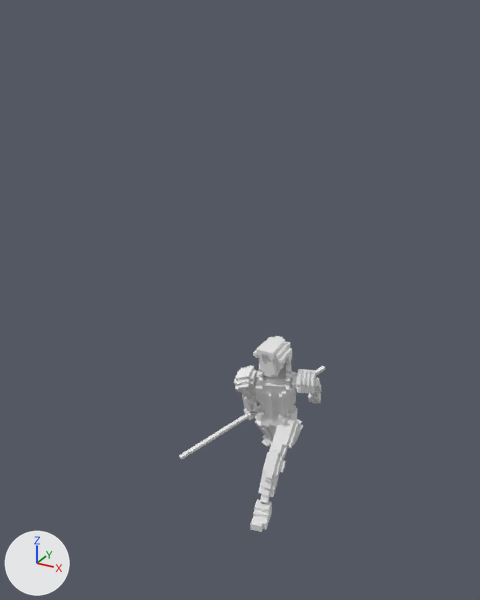
The Blender file Files/Blender/Characters/Player's Character/Character.blend as it was, and as the next commit left it.
Camera for both pictures: a 50 mm lens placed at (3.19, -6.84, 6.28), pointed at (-0.49, -0.14, 2.93). Arrows for +X, +Y and +Z are at lower left; the lights stay in place. Both versions are drawn at frame 30 of the action 'Run'; the numbers are the values there. Materials are left out; every surface is plain grey.

The scene before the commit, as lines of its bpy script (objects in view):
```python
me_objobject_014 = bpy.data.meshes.new('ObjObject.014')
me_objobject_014.from_pydata(...)  # 1534 vertices, 3044 faces; spans x -1.03..0.53, y 0.16..2.5, z -1.13..0.97
me_objobject_014.materials.append(mat_palette_014)
me_objobject_014.materials.append(mat_palette_001)
me_objobject_014.materials.append(mat_palette_002)
me_objobject_014.materials.append(mat_palette_003)
me_objobject_014.materials.append(mat_palette_004)
me_objobject_014.materials.append(mat_palette_005)
me_objobject_014.materials.append(mat_palette_006)
me_objobject_014.materials.append(mat_palette_007)
me_objobject_014.materials.append(mat_palette_008)
me_objobject_014.materials.append(mat_palette_009)
me_objobject_014.materials.append(mat_palette_010)
me_objobject_014.materials.append(mat_palette_011)
me_objobject_014.materials.append(mat_palette_012)
me_objobject_014.materials.append(mat_palette_013)
me_objobject_014.materials.append(mat_palette_015)
ob_objobject_014 = bpy.data.objects.new('ObjObject.014', me_objobject_014)
ob_objobject_014.location = (0.0, 0.0, 0.0)
ob_objobject_014.rotation_euler = (1.571, 0.0, 0.0)  # degrees (90, 0, 0)
```
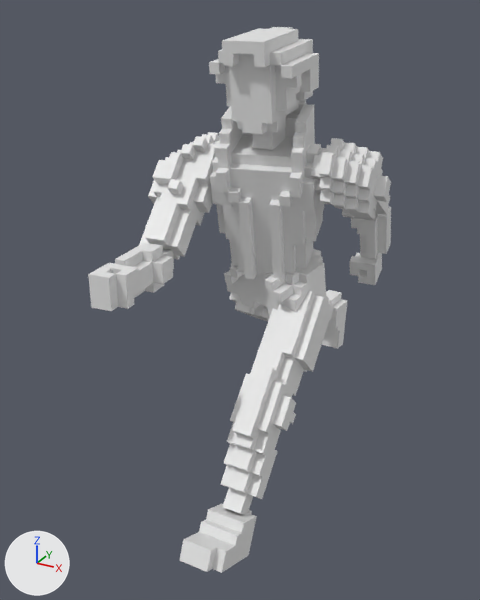
Patch to the scene script:
```diff
--- a/Files/Blender/Characters/Player's Character/Character.blend.py
+++ b/Files/Blender/Characters/Player's Character/Character.blend.py
@@ me_objobject_014 @@
 # used by ob_objobject_014; location = (0.0, 0.0, 0.0); rotation_euler = (1.571, 0.0, 0.0), in degrees (90, 0, 0)
-me_objobject_014.from_pydata(...)  # 1534 vertices, 3044 faces; spans x -1.03..0.53, y 0.16..2.5, z -1.13..0.97
+me_objobject_014.from_pydata(...)  # 1526 vertices, 3040 faces; spans x -1.66..0.76, y -0.68..4.85, z -2.94..2.43
+# me_objobject_014 part 1: the loose piece of 131 vertices spanning x 0.04..0.32, y 0.36..1.1, z 0.31..0.71 is multiplied about its middle by the matrix ((2.27, -0.291, -0.382), (0.351, 2.265, 0.36), (0.328, -0.41, 2.26)), then moved by (-0.26, -0.18, 0.64)
+# me_objobject_014 part 2: the loose piece of 23 vertices spanning x -0.53..-0.33, y 1.05..1.25, z -0.2..0.04 is multiplied about its middle by the matrix ((1.996, -0.653, 0.985), (-1.159, -0.706, 1.881), (-0.23, -2.111, -0.934)), then moved by (-0.67, 1.42, 2.26)
+# me_objobject_014 part 3: the loose piece of 58 vertices spanning x -0.52..-0.31, y 1.21..1.62, z -0.15..0.11 is multiplied about its middle by the matrix ((2.273, -0.109, -0.453), (0.402, -0.675, 2.183), (-0.234, -2.217, -0.642)), then moved by (-0.8, 1.1, 1.61)
+# me_objobject_014 part 4: the loose piece of 170 vertices spanning x -0.52..-0.16, y 1.52..2.11, z -0.04..0.46 is multiplied about its middle by the matrix ((2.252, -0.34, -0.442), (0.483, 0.266, 2.254), (-0.28, -2.279, 0.329)), then moved by (-0.92, 1.28, 0.46)
+# me_objobject_014 part 5: the loose piece of 23 vertices spanning x 0.19..0.38, y 1.26..1.48, z -0.69..-0.46 is multiplied about its middle by the matrix ((2.225, 0.488, -0.44), (-0.397, 2.236, 0.473), (0.523, -0.379, 2.228)), then moved by (0.0, 0.56, -0.68)
+# me_objobject_014 part 6: the loose piece of 58 vertices spanning x 0.19..0.41, y 1.41..1.79, z -0.63..-0.29 is multiplied about its middle by the matrix ((2.242, 0.315, -0.508), (-0.135, 2.188, 0.759), (0.582, -0.704, 2.133)), then moved by (0.05, 0.92, -0.66)
+# me_objobject_014 part 7: the loose piece of 85 vertices spanning x -0.35..-0.03, y 0.7..1.29, z -0.46..0.1 is multiplied about its middle by the matrix ((2.203, -0.526, 0.503), (0.671, 2.09, -0.75), (-0.283, 0.858, 2.137)), then moved by (-0.63, 0.46, -0.53)
+# me_objobject_014 part 8: the loose piece of 131 vertices spanning x -0.36..-0.05, y 0.44..0.83, z -0.86..-0.12 is multiplied about its middle by the matrix ((2.205, -0.607, 0.39), (0.606, 2.239, 0.061), (-0.392, 0.044, 2.286)), then moved by (-0.6, 0.18, -1.18)
+# me_objobject_014 part 9: the loose piece of 38 vertices spanning x 0.04..0.3, y 0.16..0.39, z 0.55..0.97 is multiplied about its middle by the matrix ((2.27, 0.011, -0.48), (0.229, 2.013, 1.13), (0.422, -1.153, 1.969)), then moved by (-0.28, -0.55, 1.16)
+# me_objobject_014 part 10: the loose piece of 85 vertices spanning x 0.03..0.32, y 0.78..1.37, z -0.12..0.45 is multiplied about its middle by the matrix ((2.27, -0.352, -0.327), (0.351, 2.293, -0.028), (0.328, -0.022, 2.297)), then moved by (-0.26, 0.25, 0.13)
+# me_objobject_014 part 11: the loose piece of 144 vertices spanning x -0.24..0.24, y 1.18..1.43, z -0.2..0.2 is multiplied about its middle by the matrix ((2.24, -0.101, -0.595), (0.0, 2.287, -0.388), (0.604, 0.375, 2.208)), then moved by (-0.47, 0.66, -0.12)
+# me_objobject_014 part 12: the loose piece of 216 vertices spanning x -0.26..0.32, y 1.36..2.23, z -0.18..0.42 is multiplied about its middle by the matrix ((2.297, 0.095, -0.311), (-0.076, 2.314, 0.145), (0.316, -0.134, 2.294)), then moved by (-0.49, 1.33, 0.04)
+# me_objobject_014 part 13: the loose piece of 170 vertices spanning x 0.21..0.53, y 1.64..2.12, z -0.43..0.24 is multiplied about its middle by the matrix ((2.273, 0.12, -0.447), (-0.126, 2.317, -0.018), (0.445, 0.042, 2.277)), then moved by (0.04, 1.34, -0.18)
+# me_objobject_014 part 14: a new loose piece of 156 vertices spanning x -0.89..0.03, y 3.66..4.85, z -0.22..0.88
+# me_objobject_014 part 15: a new loose piece of 38 vertices spanning x -0.98..-0.51, y -0.19..0.74, z -2.94..-2.45
+# me_objobject_014 part 16: the loose piece of 156 vertices spanning x -0.17..0.22, y 1.97..2.5, z -0.02..0.44 is deleted
+# me_objobject_014 part 17: the loose piece of 38 vertices spanning x -0.32..-0.04, y 0.17..0.59, z -1.04..-0.83 is deleted
+# me_objobject_014 part 18: the loose piece of 8 vertices spanning x -1.03..0.23, y 0.78..1.55, z -1.13..0.88 is deleted
@@ ob_objobject_014 @@
 ob_objobject_014 = bpy.data.objects.new('ObjObject.014', me_objobject_014)
-ob_objobject_014.location = (0.0, 0.0, 0.0)
+ob_objobject_014.location = (0.4, -0.06, 1.24)
 ob_objobject_014.rotation_euler = (1.571, 0.0, 0.0)  # degrees (90, 0, 0)
```

Location of each change, [x1, y1, x2, y2] in pixels of the pictures (480 x 600 px; the box of a moved part takes in the faces that stretch with it):
'ObjObject.014', reshaped, moved (107% wider, 178% taller): before [179, 336, 325, 532]; after [88, 27, 391, 573]
part 1 of me_objobject_014, moved or reshaped: before [258, 450, 286, 503]; after [221, 363, 296, 515]
part 2 of me_objobject_014, moved or reshaped: before [243, 408, 258, 420]; after [88, 263, 139, 311]
part 3 of me_objobject_014, moved or reshaped: before [242, 394, 258, 412]; after [114, 243, 174, 298]
part 4 of me_objobject_014, moved or reshaped: before [234, 365, 257, 398]; after [139, 132, 219, 260]
part 5 of me_objobject_014, moved or reshaped: before [308, 393, 321, 404]; after [349, 253, 382, 285]
part 6 of me_objobject_014, moved or reshaped: before [311, 381, 321, 397]; after [351, 207, 391, 260]
part 7 of me_objobject_014, moved or reshaped: before [255, 415, 276, 440]; after [229, 293, 270, 321]
part 8 of me_objobject_014, moved or reshaped: before [262, 435, 273, 446]; after [324, 296, 334, 320]
part 9 of me_objobject_014, moved or reshaped: before [250, 499, 272, 532]; after [179, 504, 257, 573]
part 10 of me_objobject_014, moved or reshaped: before [269, 419, 299, 460]; after [250, 291, 330, 398]
part 11 of me_objobject_014, moved or reshaped: before [256, 403, 297, 429]; after [224, 249, 326, 315]
part 12 of me_objobject_014, moved or reshaped: before [255, 360, 296, 419]; after [210, 100, 324, 282]
part 13 of me_objobject_014, moved or reshaped: before [293, 369, 319, 393]; after [311, 138, 391, 220]
part 14 of me_objobject_014, added: after [209, 27, 319, 150]
part 15 of me_objobject_014, added: after [322, 290, 348, 349]
part 16 of me_objobject_014, deleted: before [253, 336, 292, 378]
part 17 of me_objobject_014, deleted: before [293, 419, 303, 445]
part 18 of me_objobject_014, deleted: before [179, 366, 325, 460]
